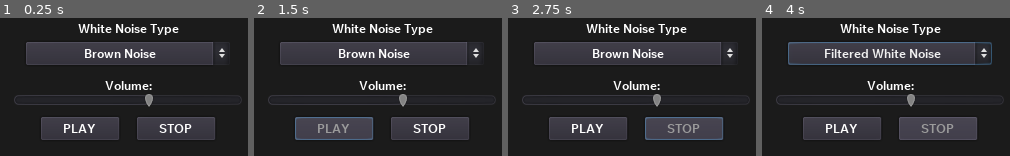
Above: before the commit, frames 1-4 (left to right).
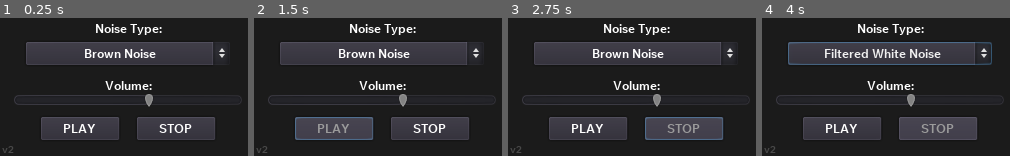
Above: after the commit, the same moments.

Repository: stixc/staticnoizer
Game: Godot game, scene res://app.tscn
Two runs of this game, one before a commit and one after it. Both use one fixed random seed, a clock stepped at 60 frames per second and the inputs below.
Inputs:
- Up to frame 1 (0.25 s): no input
- Up to frame 2 (1.5 s): click "PLAY" at 0.5 s; click "PLAY" at 1.25 s
- Up to frame 3 (2.75 s): click "STOP" at 2 s
- Up to frame 4 (4 s): click "Brown Noise" at 2.75 s; click "STOP" at 3.5 s

The runs differ from the first frame. In frame 1, 1.8% of the frame differs, in the area x 0-73%, y 4-98%; in frame 2, 1.8%; in frame 3, 1.8%; in frame 4, 1.8%.

Commit message:
Issue resolved with Filtered Brown Noise
- Fixed issue involving switching from Filtered White Noise to Filtered Brown Noise, causing audio to layer upon each other
- Version label has been added
- "White Noise Type" has been changed to "Noise Type"

Diff:
--- a/app.gd
+++ b/app.gd
@@ -34,7 +34,7 @@
 		NoiseType = 1
 		change_sound()
 		$StaticBrown.stop()
-		$StaticBrown.stop()
+		$StaticFilt.stop()
 	elif selc == 2:
 		NoiseType = 2
 		change_sound()
--- a/app.tscn
+++ b/app.tscn
@@ -6,18 +6,23 @@
 [ext_resource path="res://static_filtered.ogg" type="AudioStream" id=4]
 [ext_resource path="res://static_brown_filt.ogg" type="AudioStream" id=5]
 [ext_resource path="res://volume.gd" type="Script" id=6]
+[ext_resource path="res://font/WixMadeforText-Bold.ttf" type="DynamicFontData" id=7]
+
+[sub_resource type="DynamicFont" id=1]
+size = 10
+font_data = ExtResource( 7 )
 
 [node name="app" type="Control"]
 anchor_right = 1.0
 anchor_bottom = 1.0
 script = ExtResource( 1 )
 
-[node name="ColorRect" type="ColorRect" parent="."]
+[node name="BG" type="ColorRect" parent="."]
 anchor_right = 1.0
 anchor_bottom = 1.0
 color = Color( 0.109804, 0.109804, 0.109804, 1 )
 
-[node name="Label" type="Label" parent="."]
+[node name="NoiseLabel" type="Label" parent="."]
 anchor_left = 0.5
 anchor_top = 0.5
 anchor_right = 0.5
@@ -27,10 +32,10 @@
 margin_right = 56.5
 margin_bottom = -47.5
 theme = ExtResource( 2 )
-text = "White Noise Type"
+text = "Noise Type:"
 align = 1
 
-[node name="Label2" type="Label" parent="."]
+[node name="VolumeLabel" type="Label" parent="."]
 anchor_left = 0.5
 anchor_top = 0.5
 anchor_right = 0.5
@@ -108,6 +113,17 @@
 step = 0.05
 script = ExtResource( 6 )
 
+[node name="VersionLabel" type="Label" parent="."]
+anchor_top = 1.0
+anchor_bottom = 1.0
+margin_left = 2.0
+margin_top = -14.0
+margin_right = 137.0
+theme = ExtResource( 2 )
+custom_colors/font_color = Color( 1, 1, 1, 0.2 )
+custom_fonts/font = SubResource( 1 )
+text = "v2"
+
 [connection signal="button_up" from="Play" to="." method="_on_Play_button_up"]
 [connection signal="button_up" from="Stop" to="." method="_on_Stop_button_up"]
 [connection signal="item_selected" from="OptionButton" to="." method="_on_OptionButton_item_selected"]
Not shown: 1 places in app.tscn that only renumber resources
